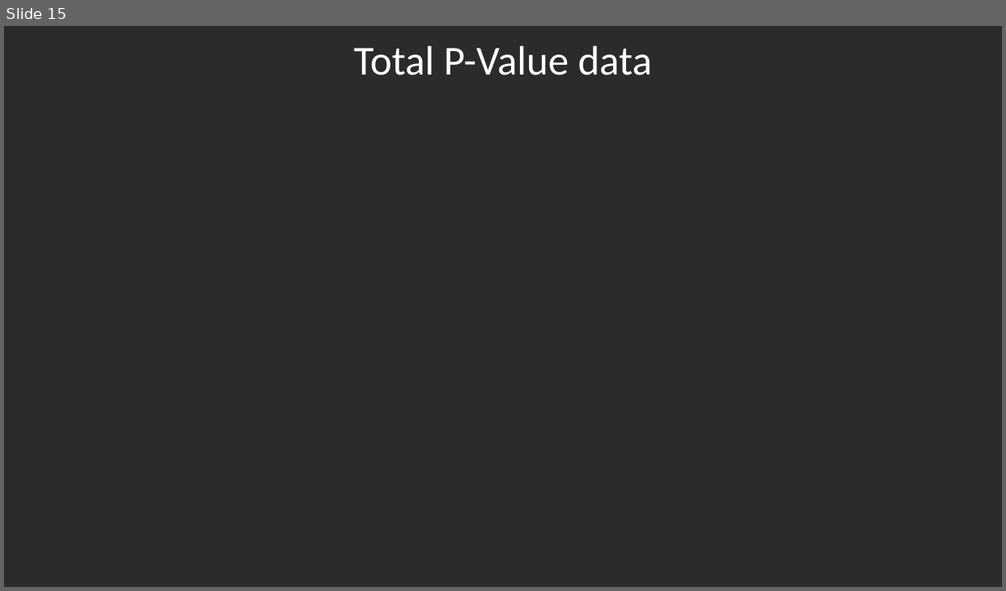
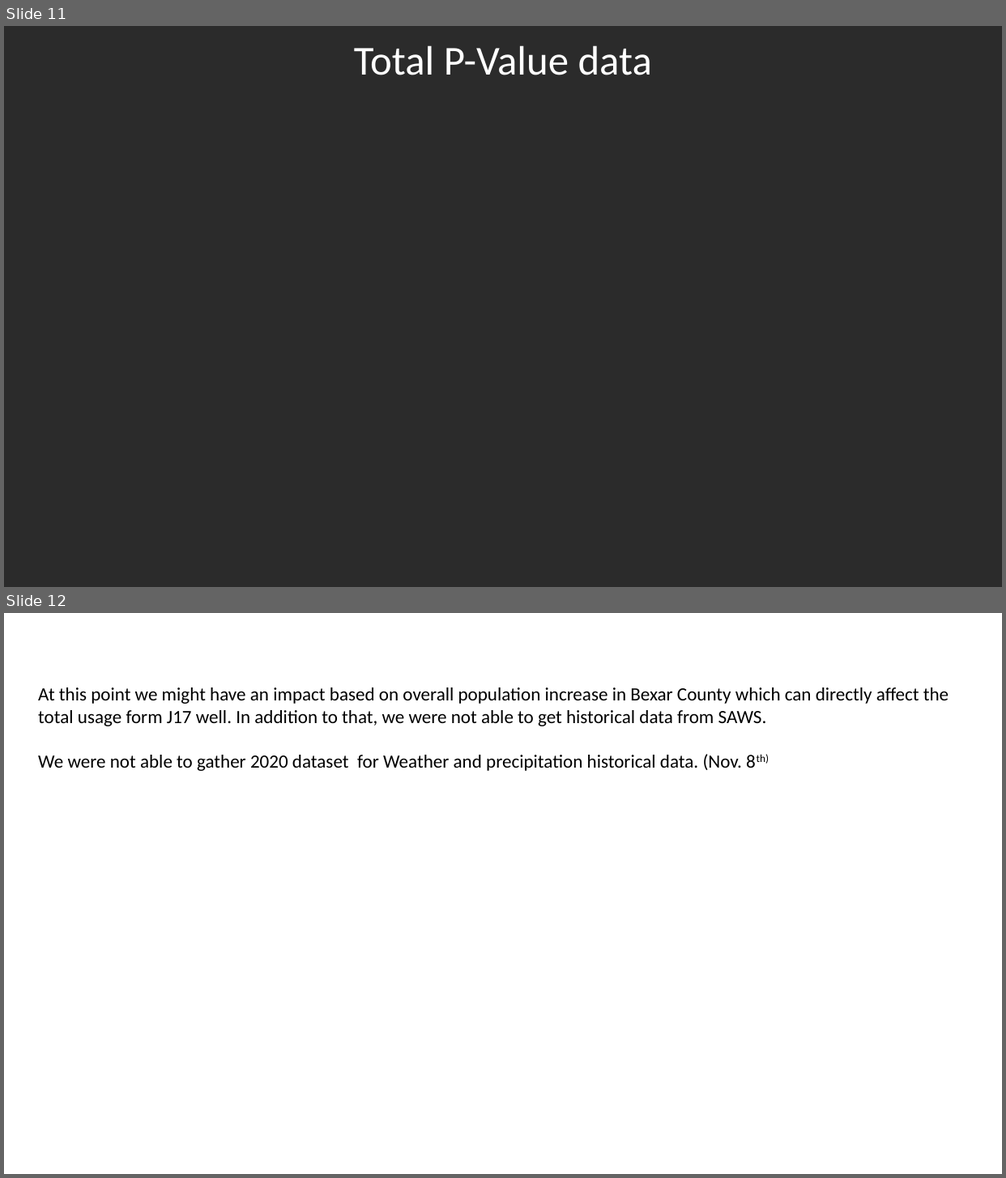
Before and after one commit to Shwetbaba/A-Review-of-the-Effectiveness-of-the-San-Antonio-Water-System-SAWS-Water-Restrictions-Policies, a slide deck: Project1_Final_Presentation_raw_format.pptx. Shown one above the other, each under a label of ours: slide 15 before the commit, slides 11 and 12 after it. The pictures are 1006x591 and 1006x1178 pixels, drawn with LibreOffice and Linux fonts; fonts in the diff are those of the drawing; background and template pictures are left out; a plain dark background stands for a picture behind light text. Boxes give left, top, right and bottom in pixels: in the first picture for what was removed or moved away, otherwise in the second. Text is boxed around its words. In the diff, an @@ line names an element or a change of style, - is before the commit and + after.

```diff
--- a/Project1_Final_Presentation_raw_format.pptx
+++ b/Project1_Final_Presentation_raw_format.pptx
@@ slide 12 added at (x1=4, y1=613, x2=1002, y2=1174), background picture (left out) @@
@@ title added at (x1=73, y1=627, x2=934, y2=672), 39.6 pt, text #FFFFFF @@
+Limitations
@@ text added at (x1=38, y1=688, x2=948, y2=771), 18 pt, text #000000 @@
+At this point we might have an impact based on overall population increase in Bexar County which can directly affect the total usage form J17 well. In addition to that, we were not able to get historical data from SAWS.
+We were not able to gather 2020 dataset for Weather and precipitation historical data. (Nov. 8th)
@@ what was slide 15 is now slide 11 @@
```
Also in this commit, not shown: 4 slides changed, 2 other slides added, 7 slides removed.
